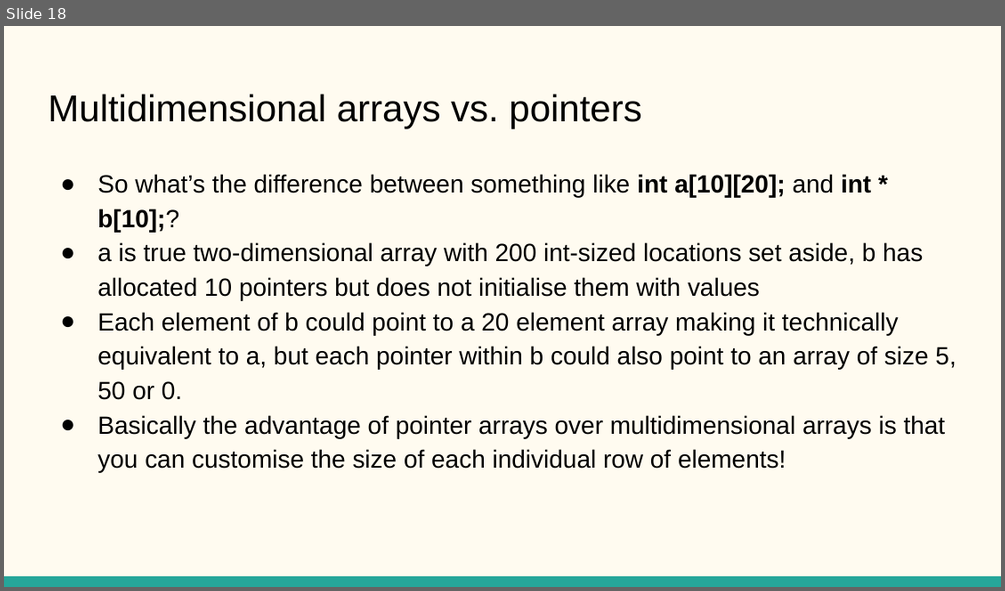
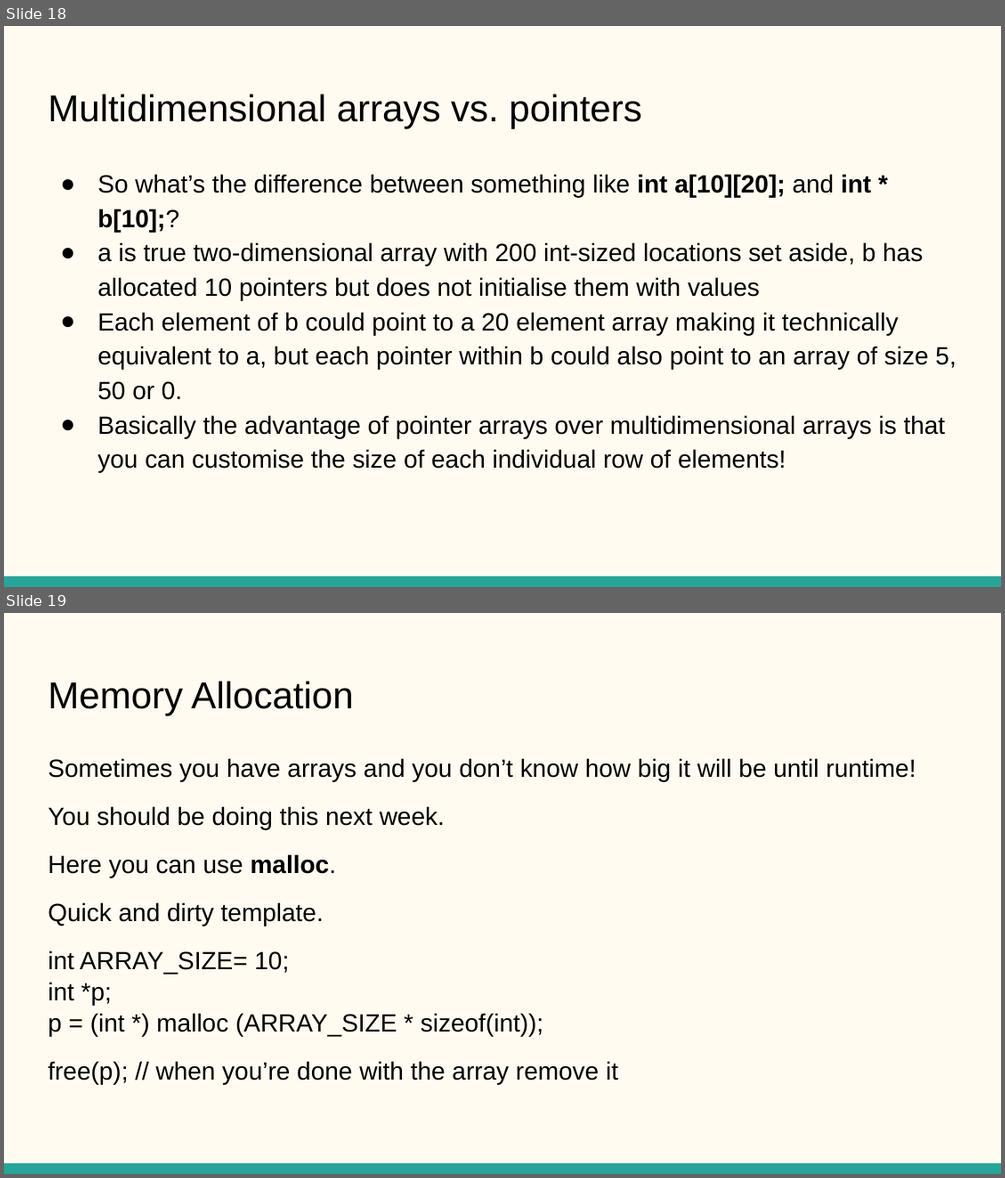
Before and after one commit to LeadWoods0902/C-sessions-22, a slide deck: C_presentation.pptx. Shown one above the other, each under a label of ours: slide 18 before the commit, slides 18 and 19 after it. The pictures are 1005x591 and 1005x1178 pixels, drawn with LibreOffice and Linux fonts; fonts in the diff are those of the drawing. Boxes give left, top, right and bottom in pixels: in the first picture for what was removed or moved away, otherwise in the second. Text is boxed around its words. In the diff, an @@ line names an element or a change of style, - is before the commit and + after.

```diff
--- a/C_presentation.pptx
+++ b/C_presentation.pptx
@@ slide 19 added at (4,613,1001,1174), background #FFFBF0; not listed: 1 template element that a slide beside it also shows @@
@@ title added at (48,681,353,716), 27 pt, text #000000 @@
+Memory Allocation
@@ text added at (48,758,915,1084), 18 pt, text #000000 @@
+Sometimes you have arrays and you don’t know how big it will be until runtime!
+You should be doing this next week.
+Here you can use malloc.
+Quick and dirty template.
+int ARRAY_SIZE= 10;
+int *p;
+p = (int *) malloc (ARRAY_SIZE * sizeof(int));
+free(p); // when you’re done with the array remove it
```
Also in this commit, not shown: 2 slides changed, 1 slide removed.
